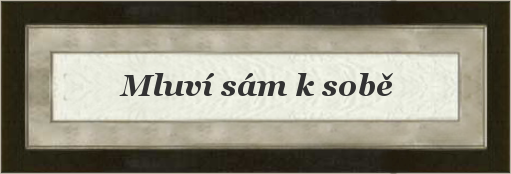
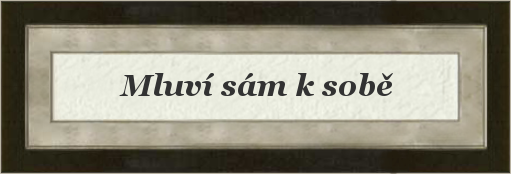
Layers edited between the first and the second 511px x 174px image:
painted on "Card" over (30, 33, 488, 141)
